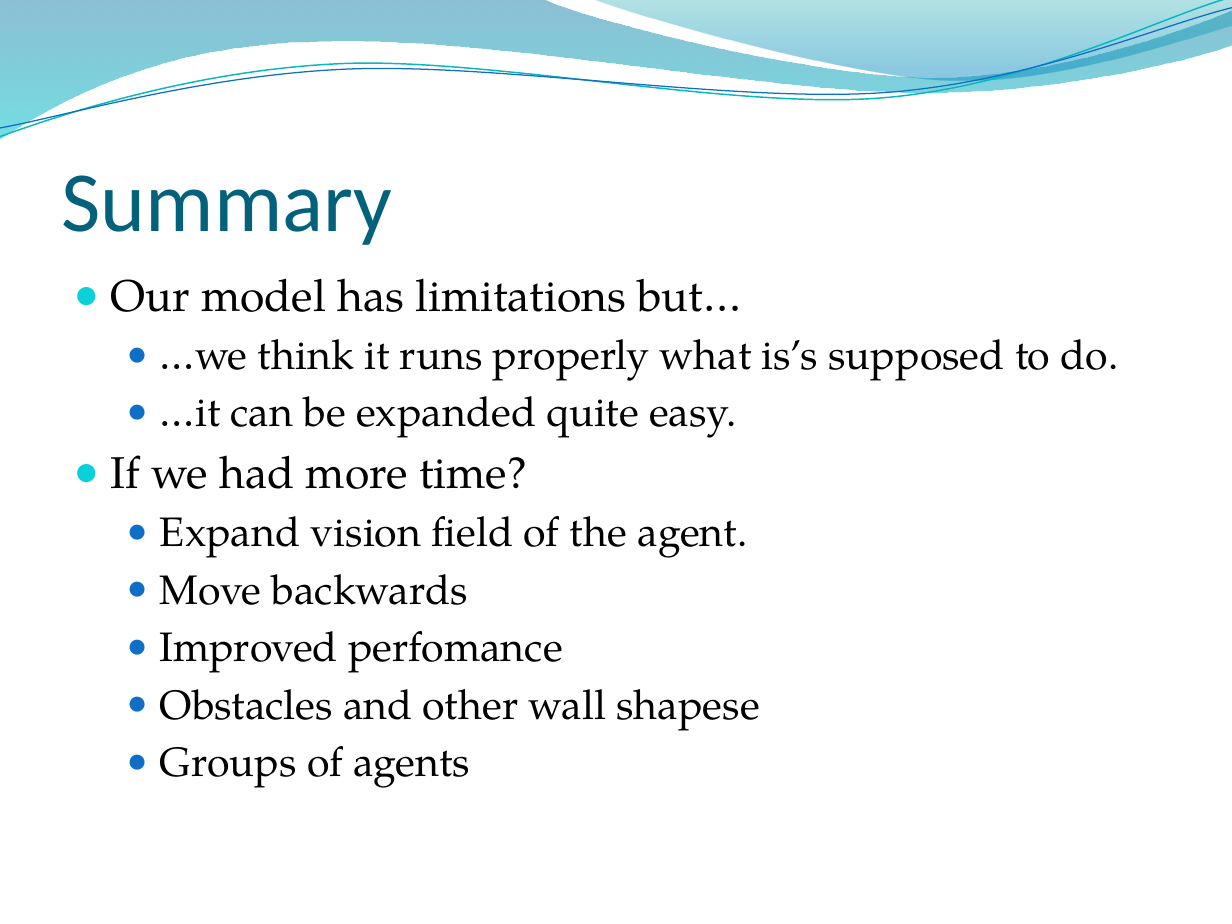
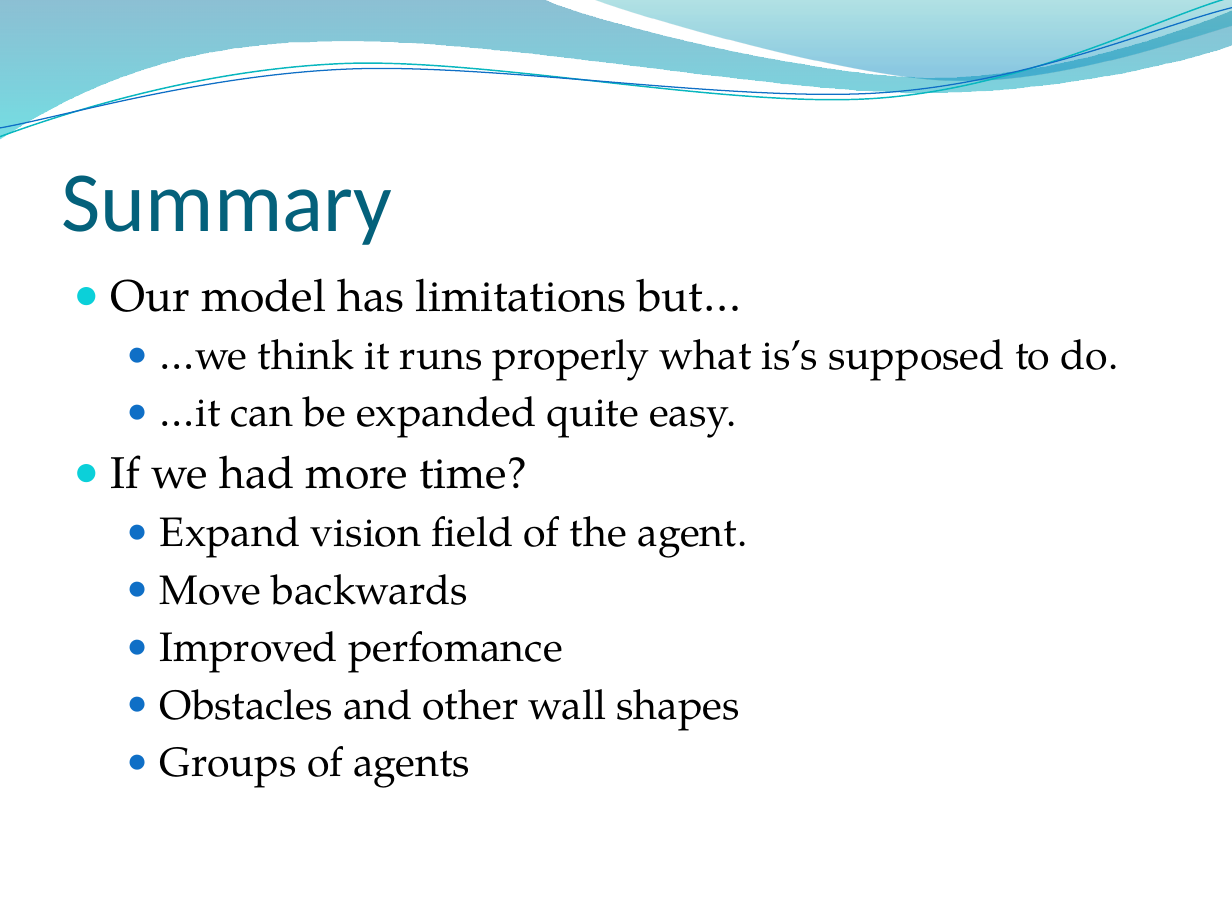
Before and after one commit to ratheile/MSSSM, a slide deck: slide 23 of presentation/Presentation.pptx. Drawn at 1232x924 pixels with LibreOffice and Linux fonts; fonts in the diff are those of the drawing; background and template pictures are left out. Boxes give left, top, right and bottom in pixels: in the first picture for what was removed or moved away, otherwise in the second. Text is boxed around its words. In the diff, an @@ line names an element or a change of style, - is before the commit and + after.

```diff
--- a/presentation/Presentation.pptx
+++ b/presentation/Presentation.pptx
@@ text at (x1=160, y1=689, x2=740, y2=731): text changed @@
-  ● Obstacles and other wall shapese
+  ● Obstacles and other wall shapes
```
Also in this commit, not shown: 7 other slides changed.
